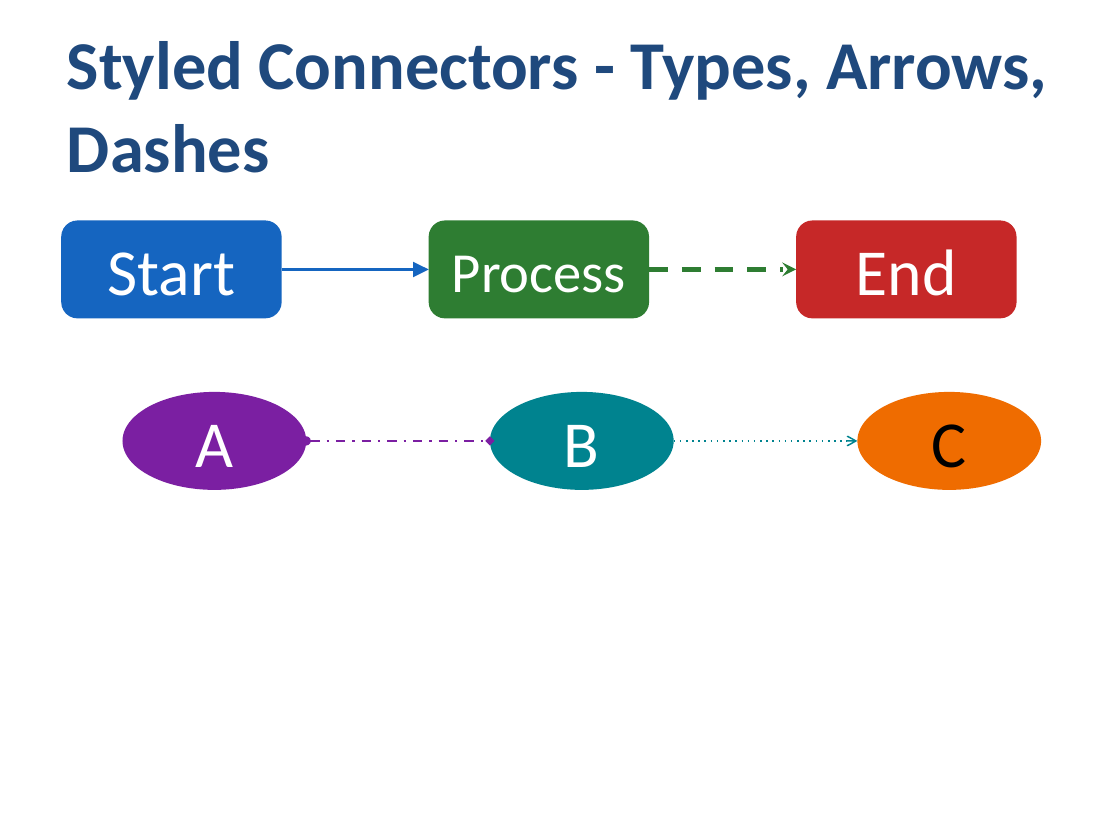
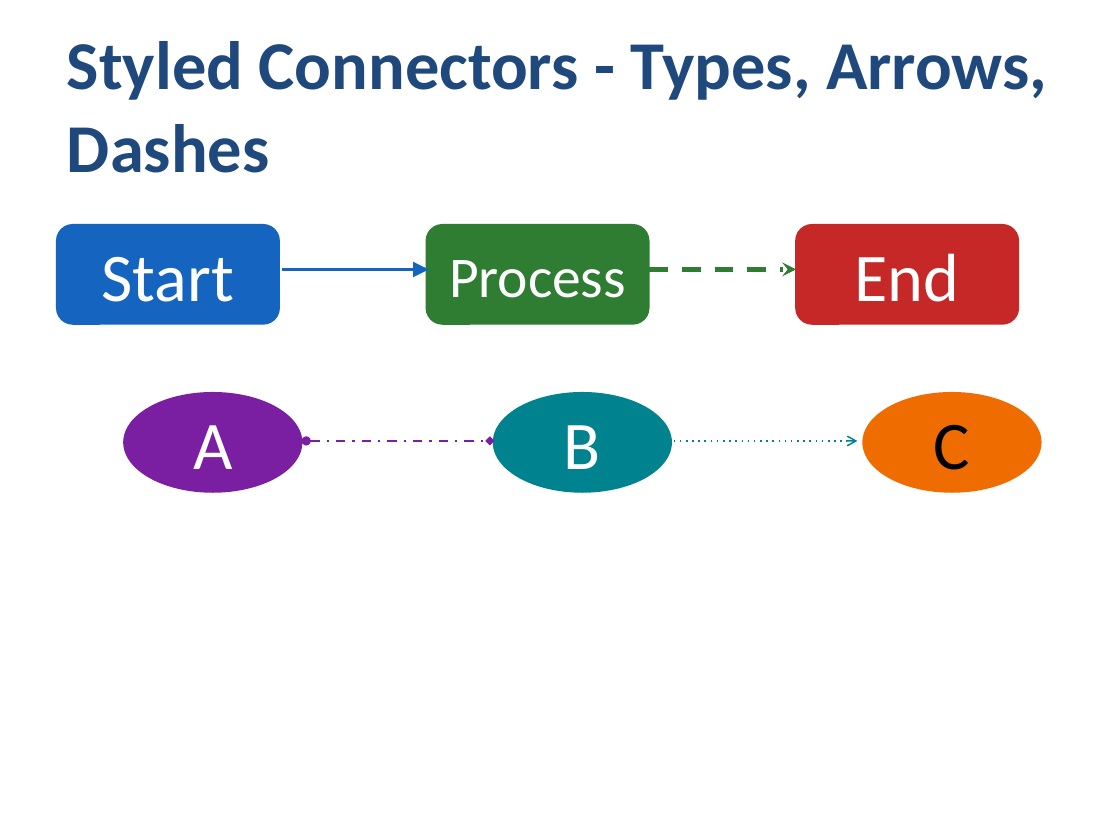
Before and after one commit to yingkitw/ppt-rs, a slide deck: slide 12 of comprehensive_demo.pptx. Drawn at 1120x840 pixels with LibreOffice and Linux fonts; fonts in the diff are those of the drawing. Boxes give left, top, right and bottom in pixels: in the first picture for what was removed or moved away, otherwise in the second. Text is boxed around its words. In the diff, an @@ line names an element or a change of style, - is before the commit and + after.

```diff
--- a/comprehensive_demo.pptx
+++ b/comprehensive_demo.pptx
@@ size 42.2 to 43.8 pt in 5 elements at (123,392,302,493), (493,392,672,493), (862,392,1042,493), (795,224,1019,325), (56,224,280,325) @@
@@ rounded rectangle "Start": place and size @@
-rounded rectangle "Start" at (62,221,282,318)
+rounded rectangle "Start" at (56,224,280,325)
@@ rounded rectangle "Process": place and size @@
-rounded rectangle "Process" at (429,221,650,318)
+rounded rectangle "Process" at (426,224,650,325)
@@ rounded rectangle "Process" at (426,224,650,325): size 36.4 to 37 pt @@
@@ rounded rectangle "End": place and size @@
-rounded rectangle "End" at (796,221,1017,318)
+rounded rectangle "End" at (795,224,1019,325)
@@ ellipse "A": place and size @@
-ellipse "A" at (122,392,306,489)
+ellipse "A" at (123,392,302,493)
@@ ellipse "B": place and size @@
-ellipse "B" at (489,392,673,489)
+ellipse "B" at (493,392,672,493)
@@ ellipse "C": place and size @@
-ellipse "C" at (858,392,1042,489)
+ellipse "C" at (862,392,1042,493)
```
Also in this commit, not shown: 21 other slides changed, 6 other files.
